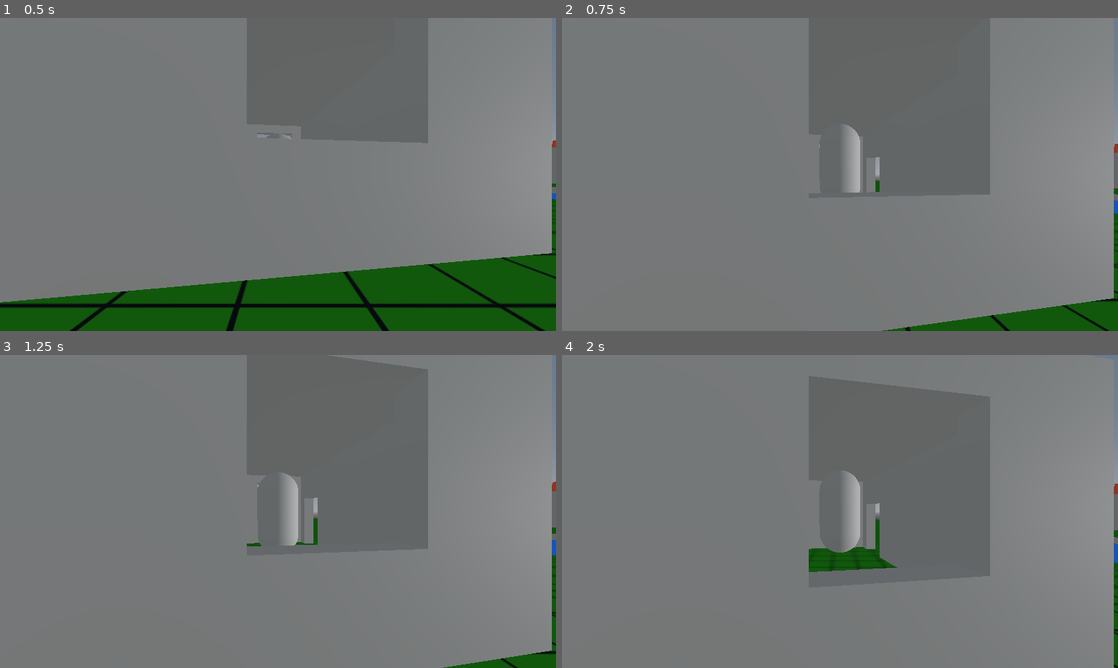
Above: before the commit, frames 1-4 (two rows, left to right).
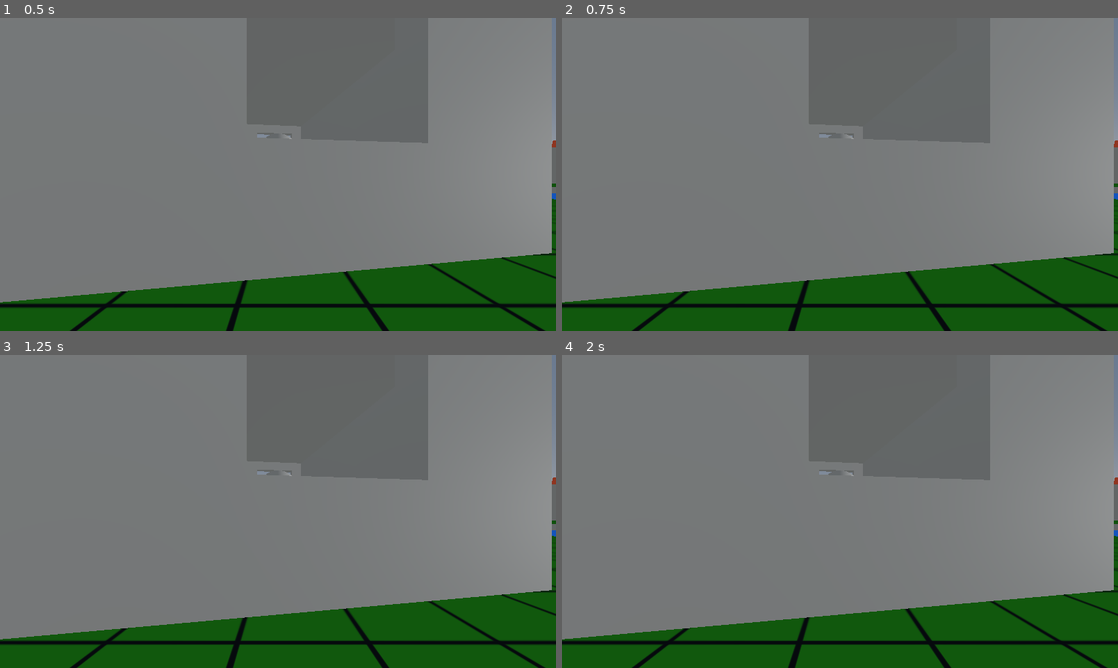
Above: after the commit, the same moments.

Repository: Sammouille/Ichi-Nichi
Game: Godot game, scene res://ScriptsEtScenes/Map/tiers_lieux.tscn
Same seed, same stepped clock (60 frames per second), same inputs: the game is played once before the commit and once after it. The project has no main scene, so this scene is started directly.
Inputs (mouse positions are in pixels of both pictures, inside the frame that each line leads up to):
- Up to frame 1 (0.5 s): no input
- Up to frame 2 (0.75 s): tap Enter (ui_accept) at 0.5, 0.6 s; move the mouse to (962, 158) at 0.52 s; hold D from 0.53 s (still down); click (962, 158) at 0.67 s
- Up to frame 3 (1.25 s): keep holding D; tap Enter (ui_accept) at 0.77, 1.07 s
- Up to frame 4 (2 s): move the mouse to (728, 527) at 1.27 s; release D at 1.28 s; hold S from 1.28 s (still down); tap F at 1.35 s; tap Enter (ui_accept) at 1.52, 1.55, 1.82 s

Frame 1 is identical in both runs. In frame 2, 16% of the frame differs, in the area x 0-100%, y 34-100%; in frame 3, 18%; in frame 4, 20%, in the area x 0-100%, y 36-100%.

Commit message:
vitesse analogique

Diff:
--- a/ScriptsEtScenes/Personnage/BrasCam.gd
+++ b/ScriptsEtScenes/Personnage/BrasCam.gd
@@ -24,8 +24,8 @@
 	if event.is_action_pressed("rotation_cam_bas") && rot.x < max_hauteur :
 		rot.x += event.get_action_strength("rotation_cam_bas") * cam_vitesse * delta
 	if event.is_action_pressed("rotation_cam_droite"):
-		rot.y += event.get_action_strength("rotation_cam_droite") * cam_vitesse * delta
+		rot.y -= event.get_action_strength("rotation_cam_droite") * cam_vitesse * delta
 	if event.is_action_pressed("rotation_cam_gauche"):
-		rot.y -= event.get_action_strength("rotation_cam_gauche") * cam_vitesse * delta
+		rot.y += event.get_action_strength("rotation_cam_gauche") * cam_vitesse * delta
 
 	get_parent().set_third_person_rotation(rot)
--- a/ScriptsEtScenes/Personnage/PersoBodyMouvement.gd
+++ b/ScriptsEtScenes/Personnage/PersoBodyMouvement.gd
@@ -4,9 +4,10 @@
 
 var orientation_pcam : float
 
-const SPEED = 5.0
+const BASE_SPEED = 1.5
 const JUMP_VELOCITY = 4.5
 
+var vitesse = BASE_SPEED
 
 func _physics_process(delta: float) -> void:
 
@@ -16,7 +17,7 @@
 		velocity += get_gravity() * delta
 
 	# Handle jump.
-	if Input.is_action_just_pressed("ui_accept") and is_on_floor():
+	if Input.is_action_just_pressed("Saut") and is_on_floor():
 		velocity.y = JUMP_VELOCITY
 
 	# Get the input direction and handle the movement/deceleration.
@@ -24,10 +25,14 @@
 	var input_dir := Input.get_vector("bouger_gauche", "bouger_droite", "bouger_avant", "bouger_arriere")
 	var direction := (transform.basis * Vector3(input_dir.x, 0, input_dir.y)).normalized().rotated(Vector3.UP, orientation_pcam)
 	if direction:
-		velocity.x = direction.x * SPEED
-		velocity.z = direction.z * SPEED
+		velocity.x = direction.x * vitesse
+		velocity.z = direction.z * vitesse
 	else:
-		velocity.x = move_toward(velocity.x, 0, SPEED)
-		velocity.z = move_toward(velocity.z, 0, SPEED)
+		velocity.x = move_toward(velocity.x, 0, vitesse)
+		velocity.z = move_toward(velocity.z, 0, vitesse)
 
 	move_and_slide()
+
+func _unhandled_input(_event: InputEvent) -> void:
+	#if event.is_action("bouger_avant") or event.is_action("bouger_arriere") or event.is_action("bouger_gauche") or event.is_action("bouger_droite"):
+		vitesse = BASE_SPEED + (Input.get_action_strength("bouger_arriere") + Input.get_action_strength("bouger_avant") + Input.get_action_strength("bouger_droite") + Input.get_action_strength("bouger_gauche")) * 3
--- a/project.godot
+++ b/project.godot
@@ -73,3 +73,8 @@
 "events": [Object(InputEventKey,"resource_local_to_scene":false,"resource_name":"","device":-1,"window_id":0,"alt_press …(195 unchanged characters)…
 ]
 }
+Saut={
+"deadzone": 0.5,
+"events": [Object(InputEventJoypadButton,"resource_local_to_scene":false,"resource_name":"","device":-1,"button_index":1,"pressure":0.0,"pressed":false,"script":null)
+]
+}
